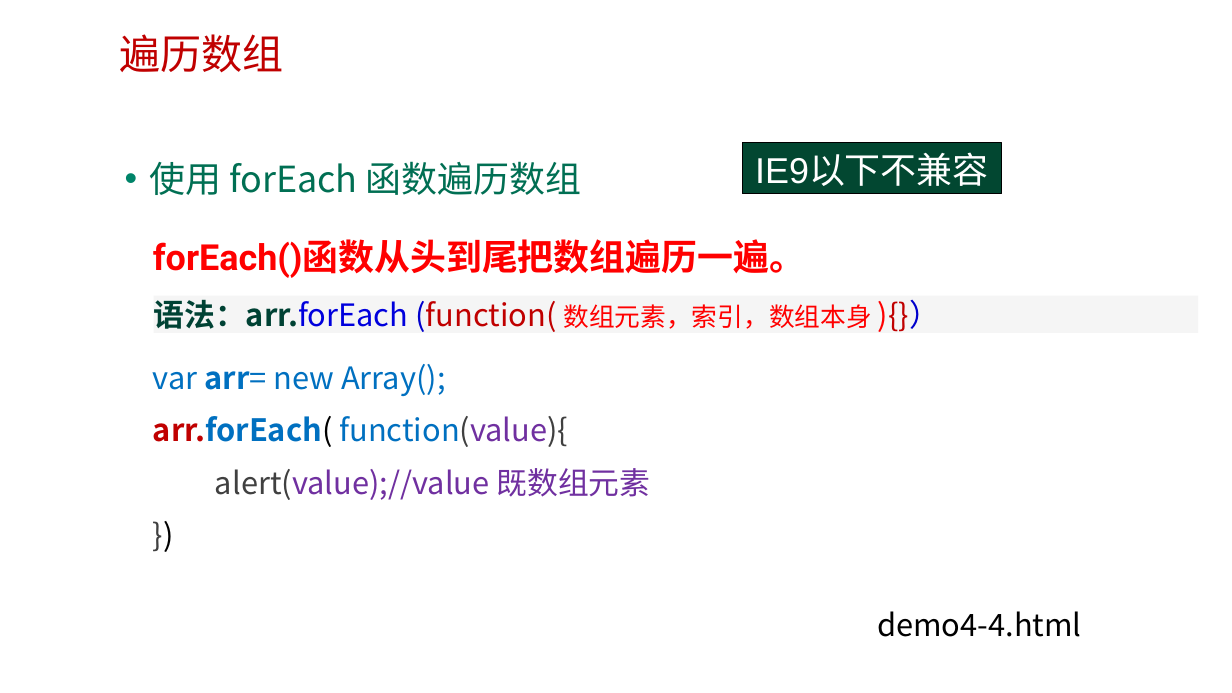
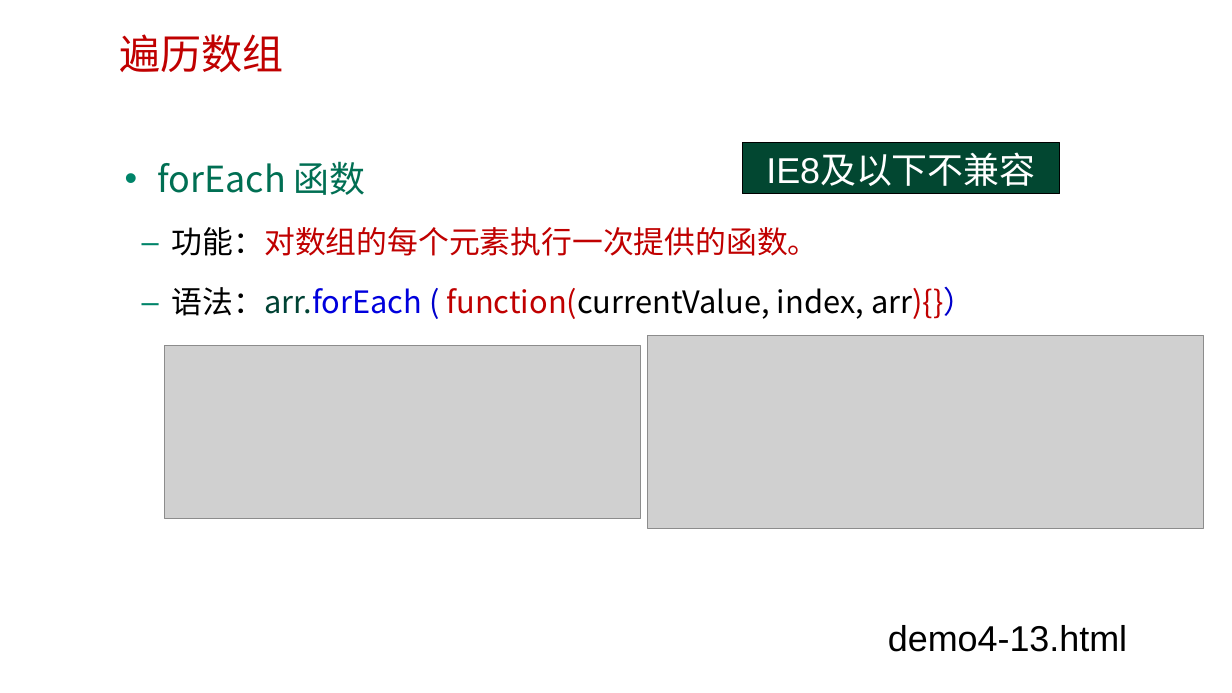
Before and after one commit to edu2act/course-web2, a slide deck: slide 31 of materials/slides/第四章 字符串和数组.pptx (slide 22 before the commit). Drawn at 1232x693 pixels with LibreOffice and Linux fonts; fonts in the diff are those of the drawing; grey boxes stand for pictures; background and template pictures are left out. Boxes give left, top, right and bottom in pixels: in the first picture for what was removed or moved away, otherwise in the second. Text is boxed around its words. In the diff, an @@ line names an element or a change of style, - is before the commit and + after.

```diff
--- a/materials/slides/第四章 字符串和数组.pptx
+++ b/materials/slides/第四章 字符串和数组.pptx
@@ rectangle "IE8及以下不兼容": place and size @@
-rectangle "IE8及以下不兼容" at [742,143,1002,194]
+rectangle "IE8及以下不兼容" at [742,143,1060,194]
@@ text at [158,161,974,319]: text changed; size 28 to 24 pt; text colour #006F53 to #C00000 @@
-• 使用 forEach 函数遍历数组
+• forEach 函数
+  – 功能：对数组的每个元素执行一次提供的函数。
+  – 语法：arr.forEach ( function(currentValue, index, arr){}）
@@ text in rectangle at [766,155,1035,186]: text changed @@
-IE9以下不兼容
+IE8及以下不兼容
@@ text removed at [153,239,805,278] @@
-forEach()函数从头到尾把数组遍历一遍。
@@ rectangle removed at [153,296,1198,333] @@
-语法：arr.forEach (function( 数组元素，索引，数组本身 ){}）
@@ picture added at [165,346,640,519] @@
@@ picture added at [648,335,1204,528] @@
@@ text removed at [153,364,651,500] @@
-var arr= new Array();
-arr.forEach( function(value){
-alert(value);//value 既数组元素
-})
@@ text at [888,625,1127,652]: text changed; size 24 to 28 pt; font Noto Sans CJK SC to Arial @@
-demo4-4.html
+demo4-13.html
```
Also in this commit, not shown: 15 other slides changed, 14 slides added, 4 slides removed.
